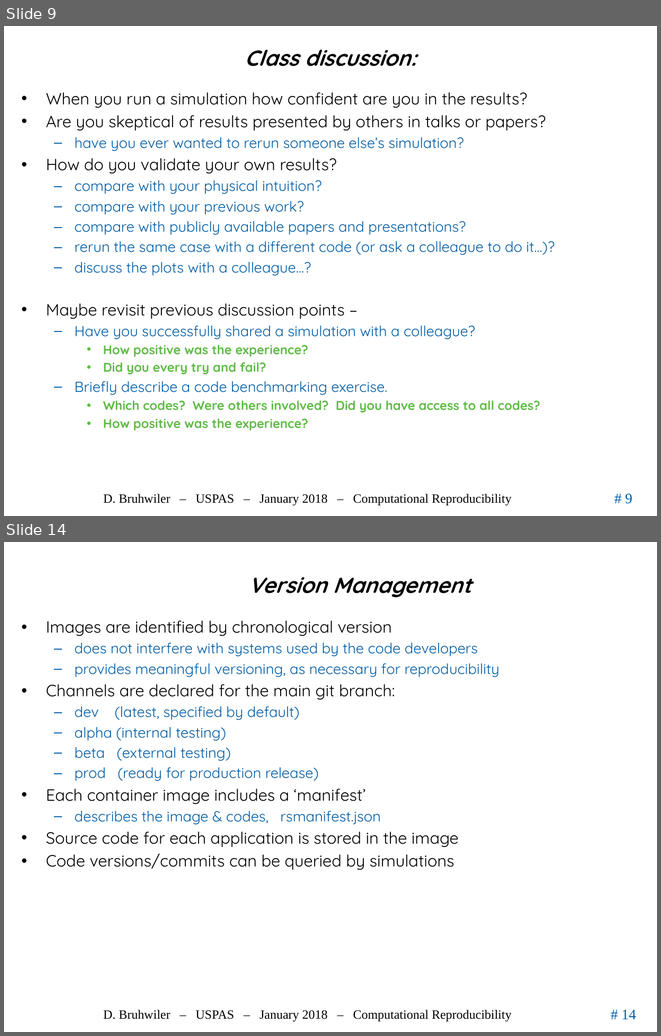
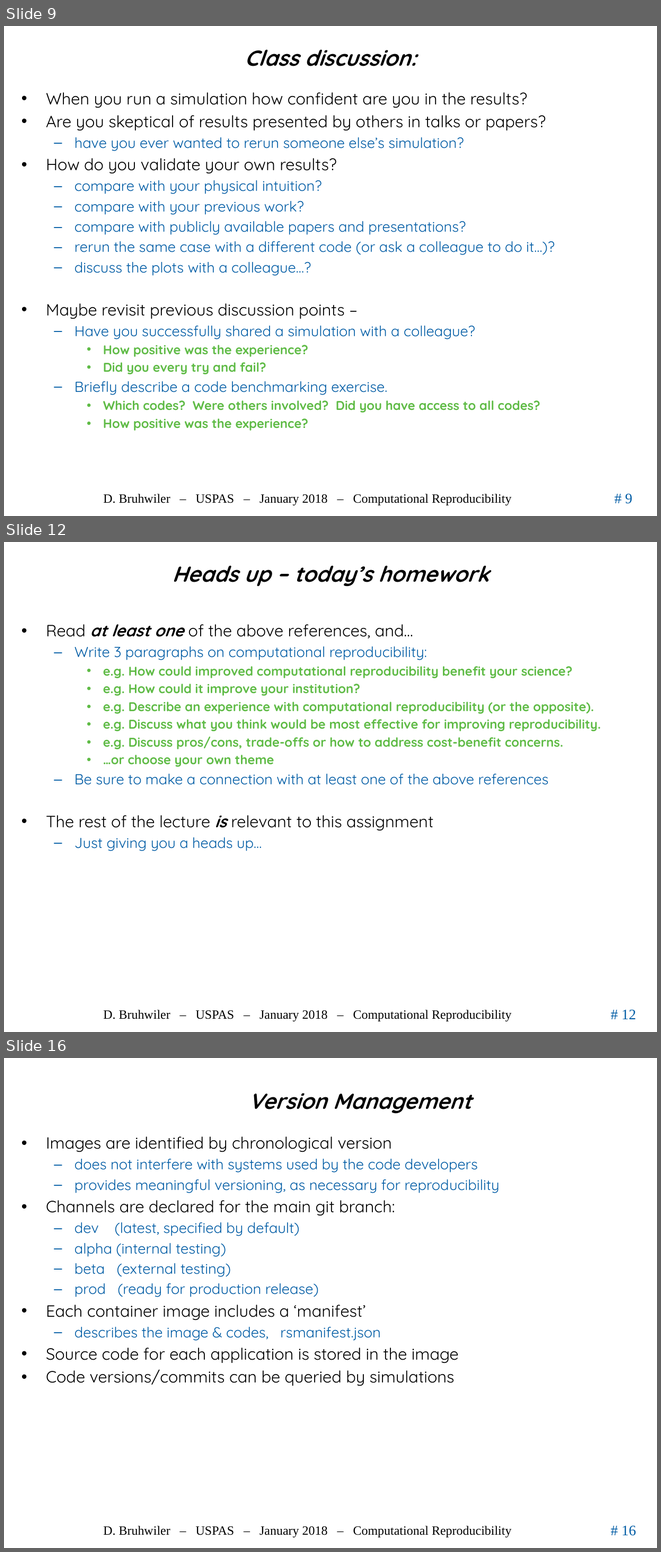
Before and after one commit to uspas/simbeamplasma18, a slide deck: computational_reproducibility/lecture/2018_ComputationalReproducibility_Bruhwiler_USPAS.pptx. Shown one above the other, each under a label of ours: slides 9 and 14 before the commit, slides 9, 12 and 16 after it; the slides between them are not shown. The pictures are 661x1036 and 661x1552 pixels, drawn with LibreOffice and Linux fonts; fonts in the diff are those of the drawing; background and template pictures are left out. Boxes give left, top, right and bottom in pixels: in the first picture for what was removed or moved away, otherwise in the second. Text is boxed around its words. In the diff, an @@ line names an element or a change of style, - is before the commit and + after.

```diff
--- a/computational_reproducibility/lecture/2018_ComputationalReproducibility_Bruhwiler_USPAS.pptx
+++ b/computational_reproducibility/lecture/2018_ComputationalReproducibility_Bruhwiler_USPAS.pptx
@@ slide 12 added at [4,542,657,1032], background #FFFFFF; not listed: 3 template elements that a slide beside it also shows @@
@@ title added at [172,565,489,587], 24 pt, text #000000, bold, italic @@
+Heads up – today’s homework
@@ text added at [46,624,601,851], 14 pt, text #5FBB46, bold @@
+• Read at least one of the above references, and…
+  – Write 3 paragraphs on computational reproducibility:
+    • e.g. How could improved computational reproducibility benefit your science?
+    • e.g. How could it improve your institution?
+    • e.g. Describe an experience with computational reproducibility (or the opposite).
+    • e.g. Discuss what you think would be most effective for improving reproducibility.
+    • e.g. Discuss pros/cons, trade-offs or how to address cost-benefit concerns.
+    • …or choose your own theme
+  – Be sure to make a connection with at least one of the above references
+• The rest of the lecture is relevant to this assignment
+  – Just giving you a heads up…
@@ what was slide 14 is now slide 16 @@
@@ page number at [621,1525,636,1536]: text changed @@
-# 14
+# 16
```
Also in this commit, not shown: 2 slides changed, 3 other slides added, 2 slides removed.
